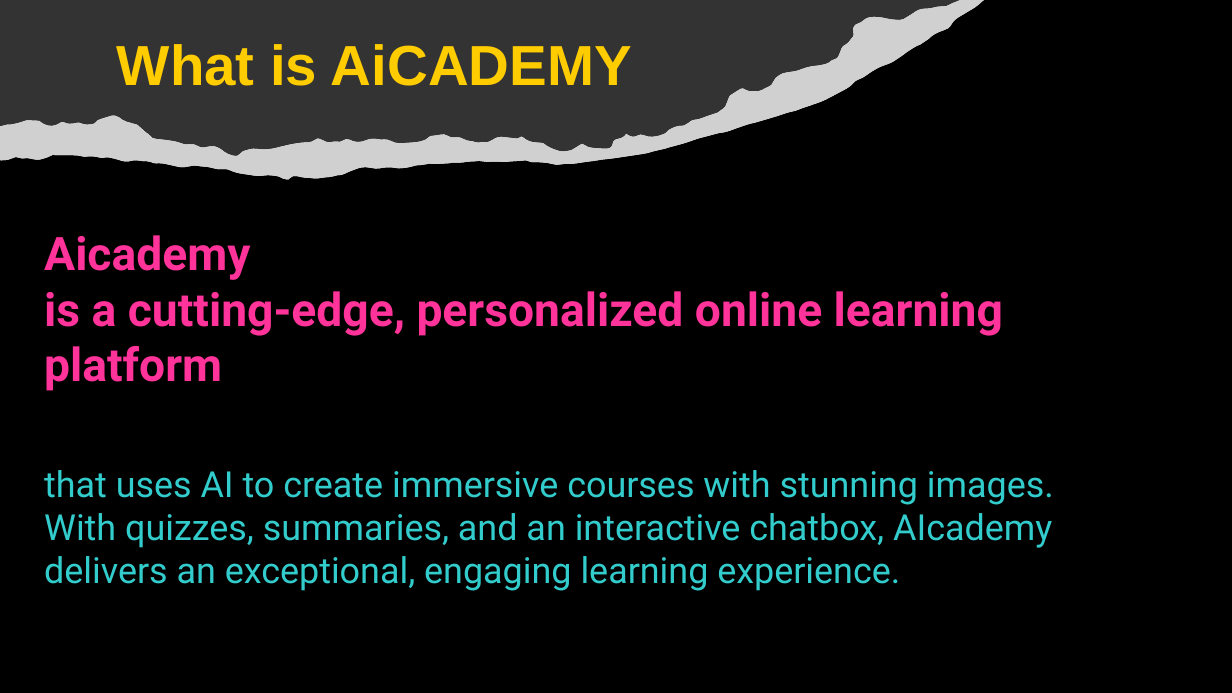
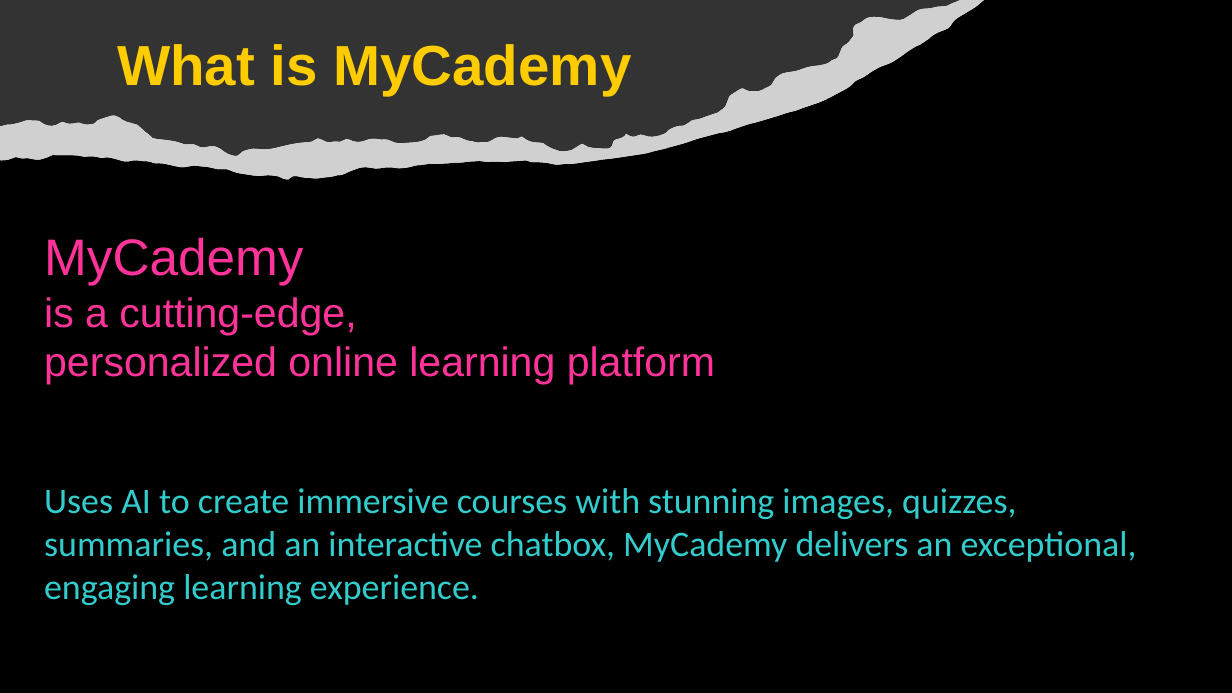
Before and after one commit to Adibvafa/MyCademy, a slide deck: slide 3 of Presentation.pptx. Drawn at 1232x693 pixels with LibreOffice and Linux fonts; fonts in the diff are those of the drawing; grey boxes stand for pictures. Boxes give left, top, right and bottom in pixels: in the first picture for what was removed or moved away, otherwise in the second. Text is boxed around its words. In the diff, an @@ line names an element or a change of style, - is before the commit and + after.

```diff
--- a/Presentation.pptx
+++ b/Presentation.pptx
@@ text at <box>117,44,631,96</box>: text changed @@
-What is AiCADEMY
+What is MyCademy
@@ title at <box>44,237,1137,605</box>: text changed; font Roboto to Calibri @@
-Aicademy
-is a cutting-edge, personalized online learning platform
-that uses AI to create immersive courses with stunning images.
-With quizzes, summaries, and an interactive chatbox, AIcademy delivers an exceptional, engaging learning experience.
+MyCademy
+is a cutting-edge,
+personalized online learning platform
+Uses AI to create immersive courses with stunning images, quizzes, summaries, and an interactive chatbox, MyCademy delivers an exceptional, engaging learning experience.
```
Also in this commit, not shown: 7 other slides changed, 4 other files.
